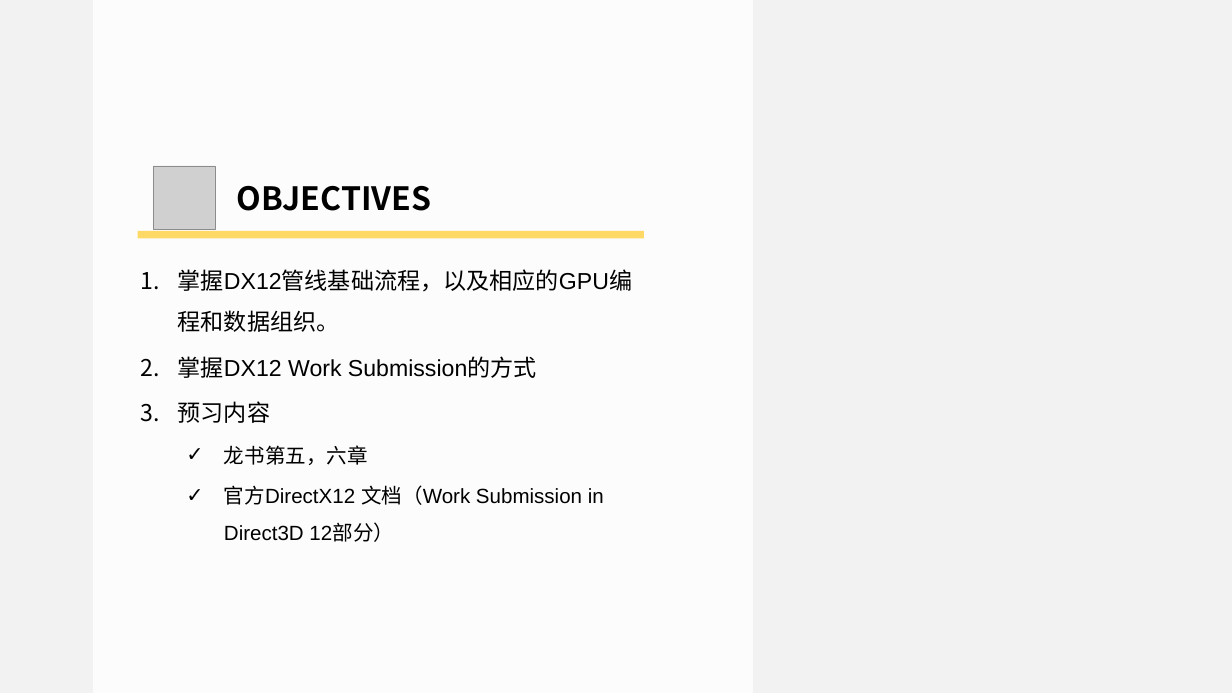
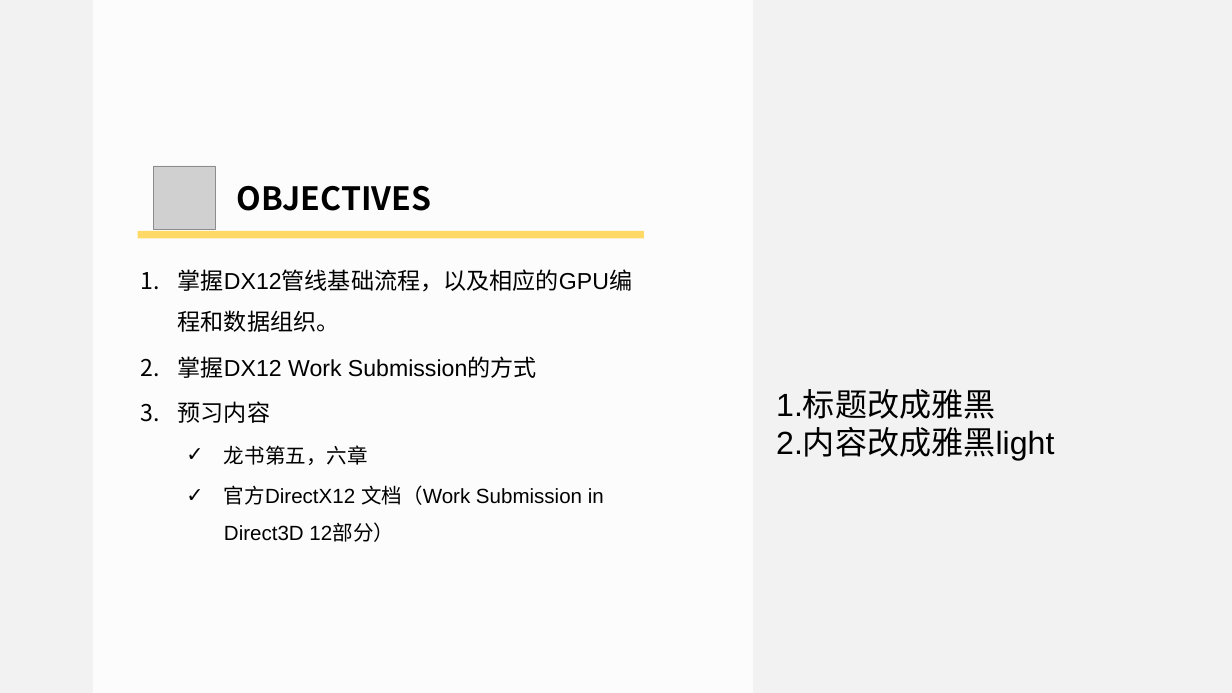
Before and after one commit to doomlover/KSGameEngineTutorials, a slide deck: slide 2 of PPTs/03.深入DX12绘制一.pptx. Drawn at 1232x693 pixels with LibreOffice and Linux fonts; fonts in the diff are those of the drawing; grey boxes stand for pictures. Boxes give left, top, right and bottom in pixels: in the first picture for what was removed or moved away, otherwise in the second. Text is boxed around its words. In the diff, an @@ line names an element or a change of style, - is before the commit and + after.

```diff
--- a/PPTs/03.深入DX12绘制一.pptx
+++ b/PPTs/03.深入DX12绘制一.pptx
@@ text added at [776, 390, 1054, 461], 50 pt, text #000000 @@
+1.标题改成雅黑
+2.内容改成雅黑light
```
Also in this commit, not shown: 1 other file.
